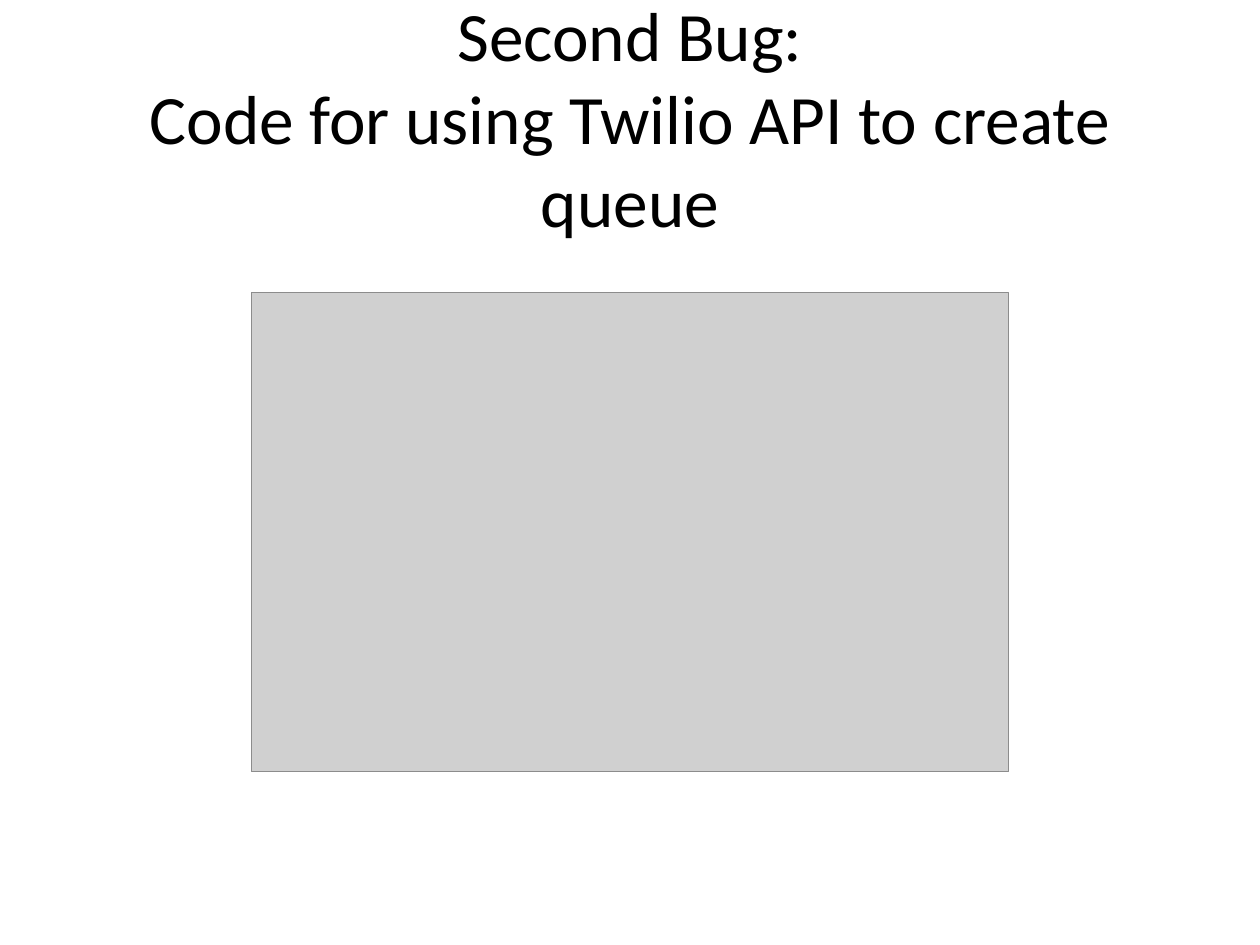
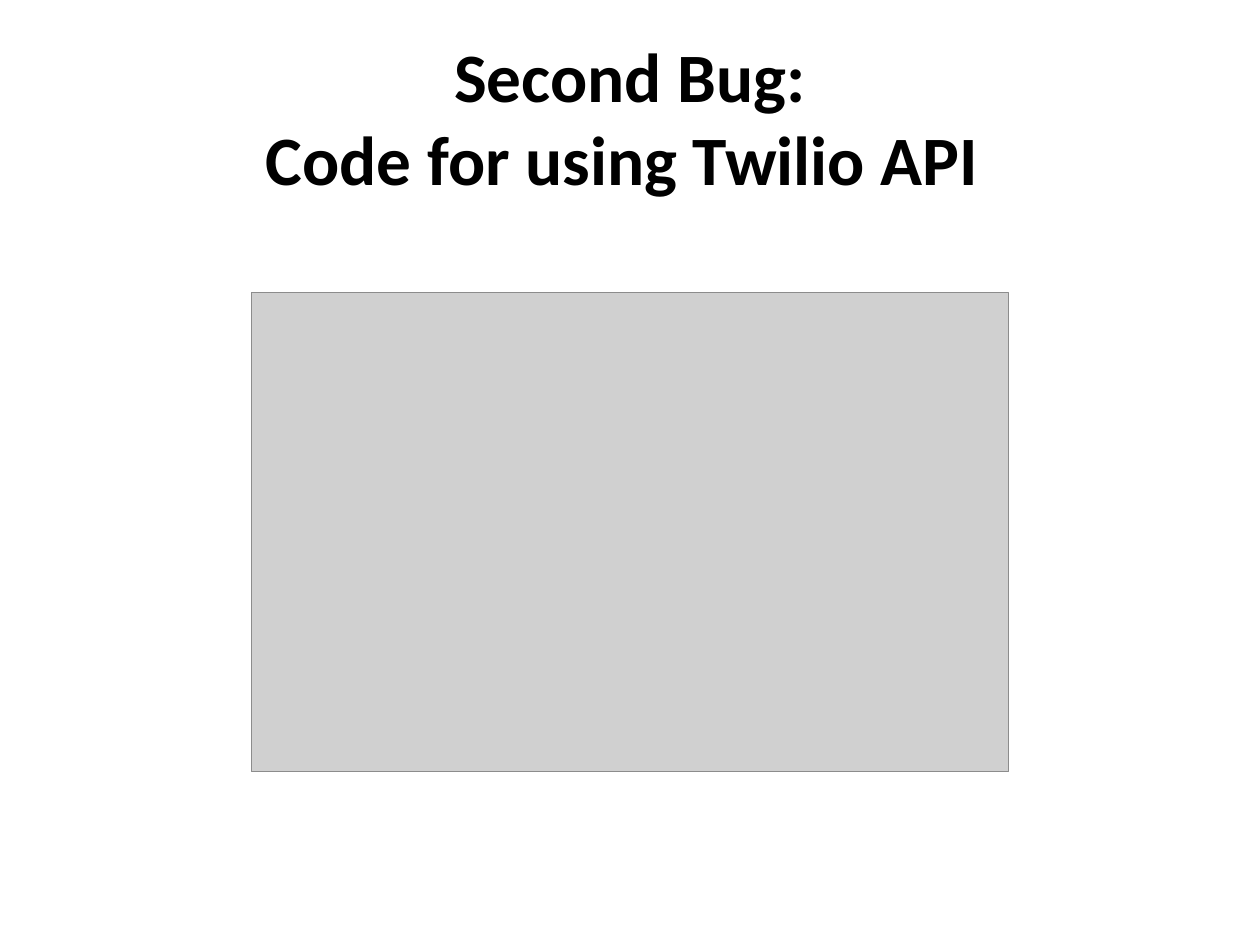
Before and after one commit to manouchehr/SOEN691_AZIZI, a slide deck: slide 13 of ClassWorkReports/Twilio_sharpBugFixing .pptx (slide 14 before the commit). Drawn at 1260x945 pixels with LibreOffice and Linux fonts; fonts in the diff are those of the drawing; grey boxes stand for pictures. Boxes give left, top, right and bottom in pixels: in the first picture for what was removed or moved away, otherwise in the second. Text is boxed around its words. In the diff, an @@ line names an element or a change of style, - is before the commit and + after.

```diff
--- a/ClassWorkReports/Twilio_sharpBugFixing .pptx
+++ b/ClassWorkReports/Twilio_sharpBugFixing .pptx
@@ title at bbox=[266, 53, 978, 197]: text changed; bold on @@
-Second Bug:
-Code for using Twilio API to create queue
+Second Bug:
+Code for using Twilio API
```
Also in this commit, not shown: 8 other slides changed, 1 slide added, 1 slide removed, 15 other files.
